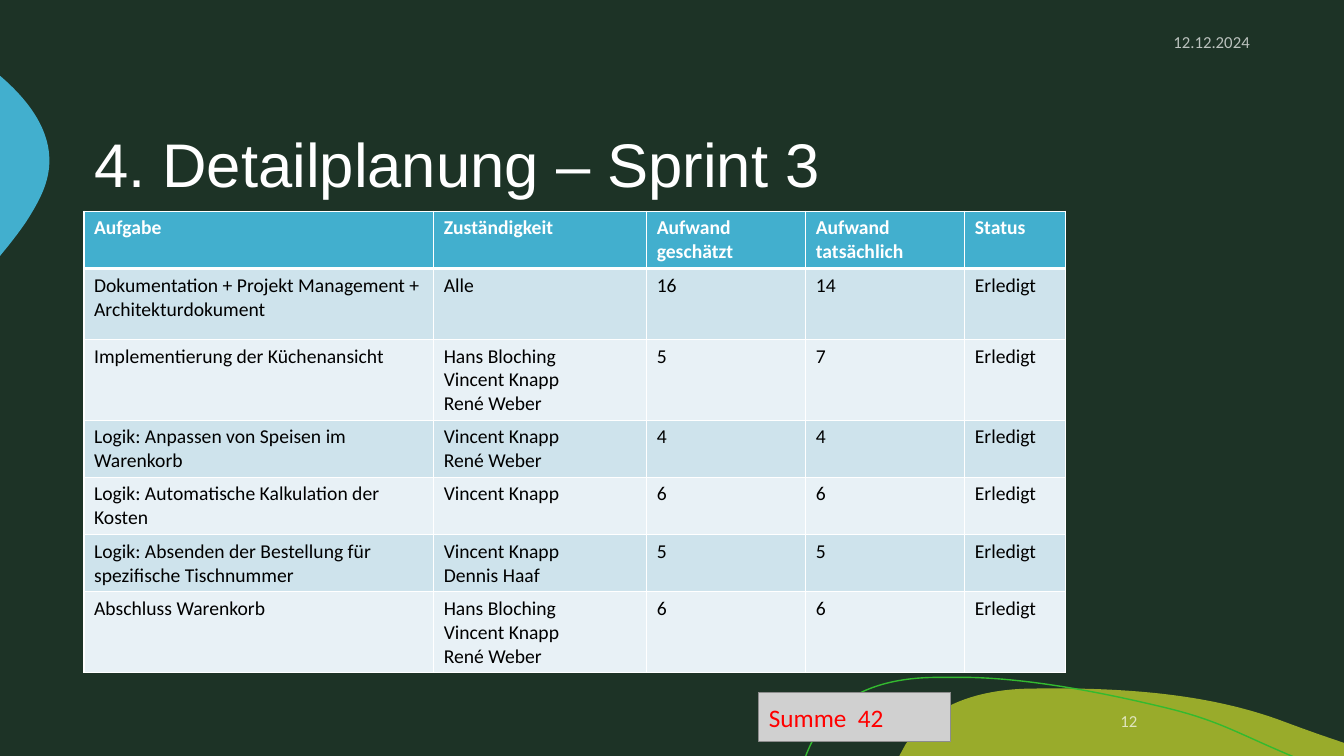
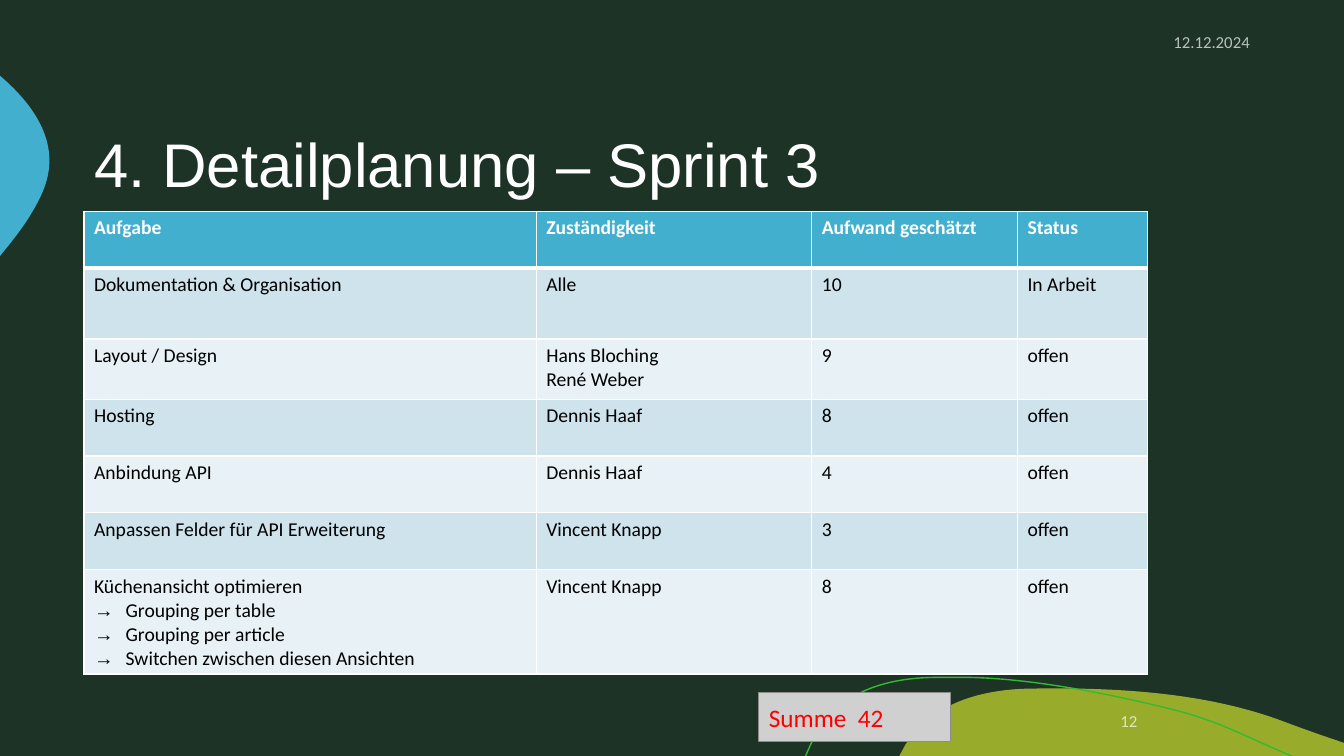
Before and after one commit to zIExpantion/ZumGelbenBach, a slide deck: slide 12 of Dokumente/Sprint-Backlog/Sprint-Backlog2.pptx. Drawn at 1344x756 pixels with LibreOffice and Linux fonts; fonts in the diff are those of the drawing; grey boxes stand for pictures; background and template pictures are left out. Boxes give left, top, right and bottom in pixels: in the first picture for what was removed or moved away, otherwise in the second. Text is boxed around its words. In the diff, an @@ line names an element or a change of style, - is before the commit and + after.

```diff
--- a/Dokumente/Sprint-Backlog/Sprint-Backlog2.pptx
+++ b/Dokumente/Sprint-Backlog/Sprint-Backlog2.pptx
@@ table at box(84, 212, 1147, 675) @@
-column 1: Aufgabe | Dokumentation + Projekt Management + Architekturdokument | Implementierung der Küchenansicht | Logik: Anpassen von Speisen im Warenkorb | Logik: Automatische Kalkulation der Kosten | Logik: Absenden der Bestellung für spezifische Tischnummer | Abschluss Warenkorb
-column 2: Zuständigkeit | Alle | Hans Bloching / Vincent Knapp / René Weber | Vincent Knapp / René Weber | Vincent Knapp | Vincent Knapp / Dennis Haaf | Hans Bloching / Vincent Knapp / René Weber
-column 3: Aufwand geschätzt | 16 | 5 | 4 | 6 | 5 | 6
-column 4: Aufwand tatsächlich | 14 | 7 | 4 | 6 | 5 | 6
-column 5: Status | Erledigt | Erledigt | Erledigt | Erledigt | Erledigt | Erledigt
+column 1: Aufgabe | Dokumentation & Organisation | Layout / Design | Hosting | Anbindung API | Anpassen Felder für API Erweiterung | Küchenansicht optimieren / Grouping per table / Grouping per article / Switchen zwischen diesen Ansichten
+column 2: Zuständigkeit | Alle | Hans Bloching / René Weber | Dennis Haaf | Dennis Haaf | Vincent Knapp | Vincent Knapp
+column 3: Aufwand geschätzt | 10 | 9 | 8 | 4 | 3 | 8
+column 4: Status | In Arbeit | offen | offen | offen | offen | offen
@@ table: place and size @@
-table at box(84, 212, 1066, 683)
+table at box(84, 212, 1147, 675)
```
Also in this commit, not shown: 3 other slides changed.
